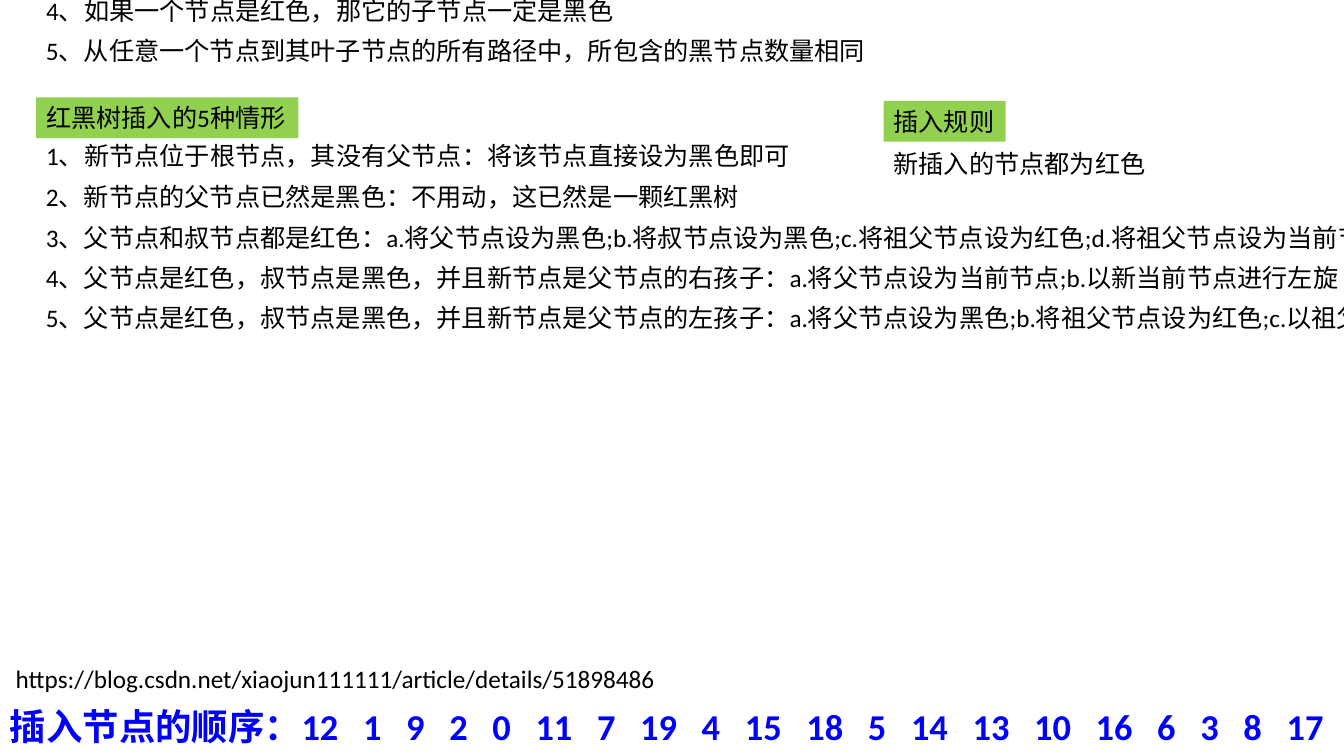
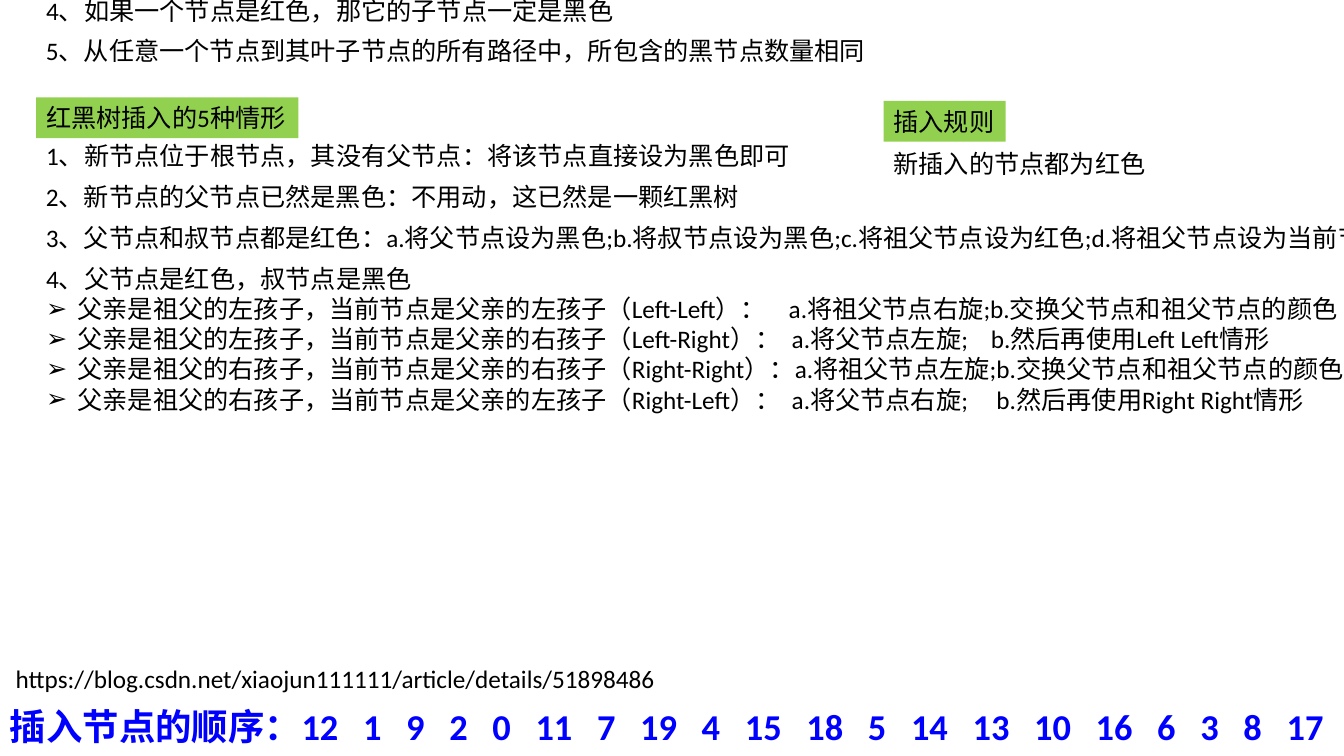
Before and after one commit to BinMarshall/studing, a slide deck: slide 1 of 源码分析/红黑树插入演示.pptx. Drawn at 1344x756 pixels with LibreOffice and Linux fonts; fonts in the diff are those of the drawing. Boxes give left, top, right and bottom in pixels: in the first picture for what was removed or moved away, otherwise in the second. Text is boxed around its words. In the diff, an @@ line names an element or a change of style, - is before the commit and + after.

```diff
--- a/源码分析/红黑树插入演示.pptx
+++ b/源码分析/红黑树插入演示.pptx
@@ text at (46,267,1344,414): text changed @@
-4、父节点是红色，叔节点是黑色，并且新节点是父节点的右孩子：a.将父节点设为当前节点;b.以新当前节点进行左旋
+4、父节点是红色，叔节点是黑色
+➢ 父亲是祖父的左孩子，当前节点是父亲的左孩子（Left-Left）： a.将祖父节点右旋;b.交换父节点和祖父节点的颜色
+➢ 父亲是祖父的左孩子，当前节点是父亲的右孩子（Left-Right）： a.将父节点左旋; b.然后再使用Left Left情形
+➢ 父亲是祖父的右孩子，当前节点是父亲的右孩子（Right-Right）：a.将祖父节点左旋;b.交换父节点和祖父节点的颜色
+➢ 父亲是祖父的右孩子，当前节点是父亲的左孩子（Right-Left）： a.将父节点右旋; b.然后再使用Right Right情形
@@ text removed at (46,307,1344,330) @@
-5、父节点是红色，叔节点是黑色，并且新节点是父节点的左孩子：a.将父节点设为黑色;b.将祖父节点设为红色;c.以祖父节点为支点进行右旋;d.此时当前节点仍为新节点
```
Also in this commit, not shown: 2 other slides changed, 1 slide added.
